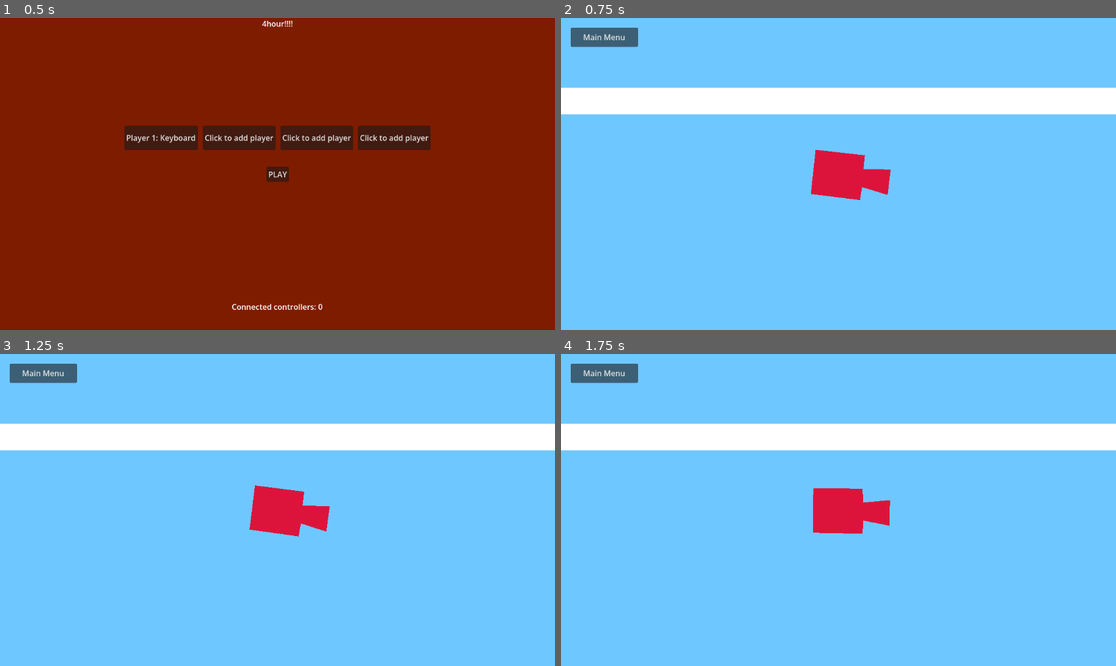
Above: before the commit, frames 1-4 (two rows, left to right).
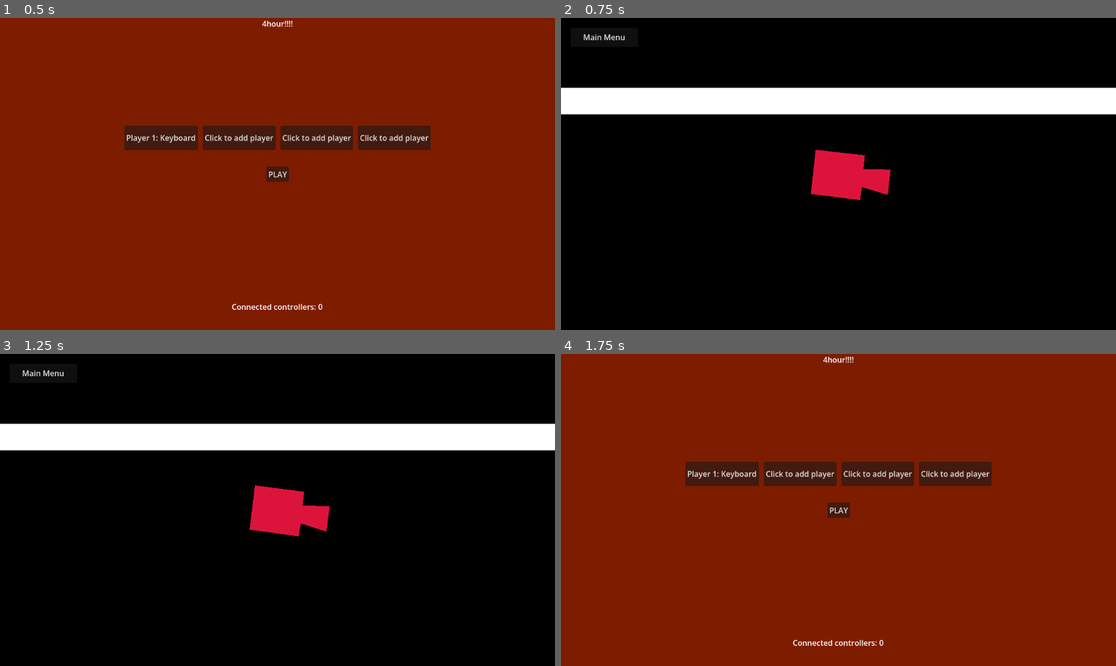
Above: after the commit, the same moments.

Repository: Henk-Studios/4hour
Game: Godot game, scene res://scenes/main.tscn
Two runs of this game, one before a commit and one after it. Both use one fixed random seed, a clock stepped at 60 frames per second and the inputs below.
Inputs:
- Up to frame 1 (0.5 s): no input
- Up to frame 2 (0.75 s): click "PLAY" at 0.5 s
- Up to frame 3 (1.25 s): no input
- Up to frame 4 (1.75 s): click "Main Menu" at 1.25 s

Frame 1 is identical in both runs. In frame 2, 90% of the frame differs, in the area x 0-100%, y 0-100%; in frame 3, 90%; in frame 4, 100%.

Commit message:
stuff added

Diff:
--- a/4-hour/scenes/map.tscn
+++ b/4-hour/scenes/map.tscn
@@ -2,8 +2,9 @@
 
 [ext_resource type="PackedScene" path="res://scenes/block.tscn" id="1_4xfga"]
 [ext_resource type="Script" uid="uid://d2ew58pm8ctrn" path="res://scripts/map.gd" id="1_paxxb"]
-[ext_resource type="PackedScene" uid="uid://bqwtw7sm3twww" path="res://scenes/block.tscn" id="1_4xfga"]
-[ext_resource type="Script" uid="uid://rj2iu8kkawq" path="res://scripts/enemy.gd" id="2_paxxb"]
+[ext_resource type="Script" path="res://scripts/enemy.gd" id="2_paxxb"]
+
+[sub_resource type="CanvasTexture" id="CanvasTexture_gldc4"]
 
 [sub_resource type="RectangleShape2D" id="RectangleShape2D_gldc4"]
 size = Vector2(1.125926, 1.0839686)
@@ -18,6 +19,41 @@
 [node name="Map" type="Node2D" unique_id=1916790604 node_paths=PackedStringArray("grid")]
 script = ExtResource("1_paxxb")
 grid = NodePath("UI/GridContainer")
+
+[node name="UI" type="CanvasLayer" parent="." unique_id=1185141236]
+
+[node name="ColorRect" type="ColorRect" parent="UI" unique_id=767365864]
+anchors_preset = 15
+anchor_right = 1.0
+anchor_bottom = 1.0
+grow_horizontal = 2
+grow_vertical = 2
+mouse_filter = 2
+color = Color(0.8889334, 0, 0.1758833, 1)
+
+[node name="BackButton" type="Button" parent="UI" unique_id=391998051]
+z_index = 4
+offset_left = 20.0
+offset_top = 20.0
+offset_right = 160.0
+offset_bottom = 60.0
+text = "Main Menu"
+
+[node name="GridContainer" type="GridContainer" parent="UI" unique_id=512030098]
+anchors_preset = 15
+anchor_right = 1.0
+anchor_bottom = 1.0
+grow_horizontal = 2
+grow_vertical = 2
+mouse_filter = 2
+theme_override_constants/h_separation = 20
+theme_override_constants/v_separation = 20
+
+[node name="Sprite2D" type="Sprite2D" parent="." unique_id=793830508]
+modulate = Color(0, 0, 0, 1)
+position = Vector2(1256.5, 2699.5)
+scale = Vector2(12438.999, 13392.999)
+texture = SubResource("CanvasTexture_gldc4")
 
 [node name="Block" parent="." unique_id=854829560 instance=ExtResource("1_4xfga")]
 position = Vector2(1312, -27.25)
@@ -62,33 +98,6 @@
 rotation = -0.9533081
 scale = Vector2(478.49982, 64.93753)
 
-[node name="UI" type="CanvasLayer" parent="." unique_id=1185141236]
-
-[node name="ColorRect" type="ColorRect" parent="UI" unique_id=767365864]
-anchors_preset = 15
-anchor_right = 1.0
-anchor_bottom = 1.0
-grow_horizontal = 2
-grow_vertical = 2
-color = Color(0.43529412, 0.78039217, 1, 1)
-
-[node name="BackButton" type="Button" parent="UI" unique_id=391998051]
-offset_left = 20.0
-offset_top = 20.0
-offset_right = 160.0
-offset_bottom = 60.0
-text = "Main Menu"
-
-[node name="GridContainer" type="GridContainer" parent="UI" unique_id=512030098]
-anchors_preset = 15
-anchor_right = 1.0
-anchor_bottom = 1.0
-grow_horizontal = 2
-grow_vertical = 2
-theme_override_constants/h_separation = 20
-theme_override_constants/v_separation = 20
-
-[connection signal="pressed" from="UI/BackButton" to="." method="_on_back_button_pressed"]
 [node name="Block11" parent="." unique_id=1101131667 instance=ExtResource("1_4xfga")]
 position = Vector2(2737.0002, 474)
 scale = Vector2(478.49982, 47.374935)
@@ -134,3 +143,5 @@
 [node name="NavigationRegion2D" type="NavigationRegion2D" parent="." unique_id=1866340769]
 visible = false
 navigation_polygon = SubResource("NavigationPolygon_4xfga")
+
+[connection signal="pressed" from="UI/BackButton" to="." method="_on_back_button_pressed"]
--- a/4-hour/scenes/player.tscn
+++ b/4-hour/scenes/player.tscn
@@ -10,6 +10,17 @@
 polygon = NodePath("Polygon2D")
 collision_shape = NodePath("CollisionShape2D")
 
+[node name="CanvasLayer" type="CanvasLayer" parent="." unique_id=247574762]
+layer = -2
+
+[node name="ColorRect" type="ColorRect" parent="CanvasLayer" unique_id=1237270709]
+anchors_preset = 15
+anchor_right = 1.0
+anchor_bottom = 1.0
+grow_horizontal = 2
+grow_vertical = 2
+color = Color(0, 0, 0, 1)
+
 [node name="Polygon2D" type="Polygon2D" parent="." unique_id=632891345]
 position = Vector2(-130.00002, -83.000015)
 scale = Vector2(0.385, 0.385)
--- a/4-hour/scripts/map.gd
+++ b/4-hour/scripts/map.gd
@@ -44,6 +44,7 @@
 			container.size_flags_horizontal = Control.SIZE_EXPAND_FILL
 			container.size_flags_vertical = Control.SIZE_EXPAND_FILL
 			container.stretch = true
+			container.mouse_filter = Control.MOUSE_FILTER_IGNORE
 			grid.add_child(container)
 
 			var vp := SubViewport.new()
